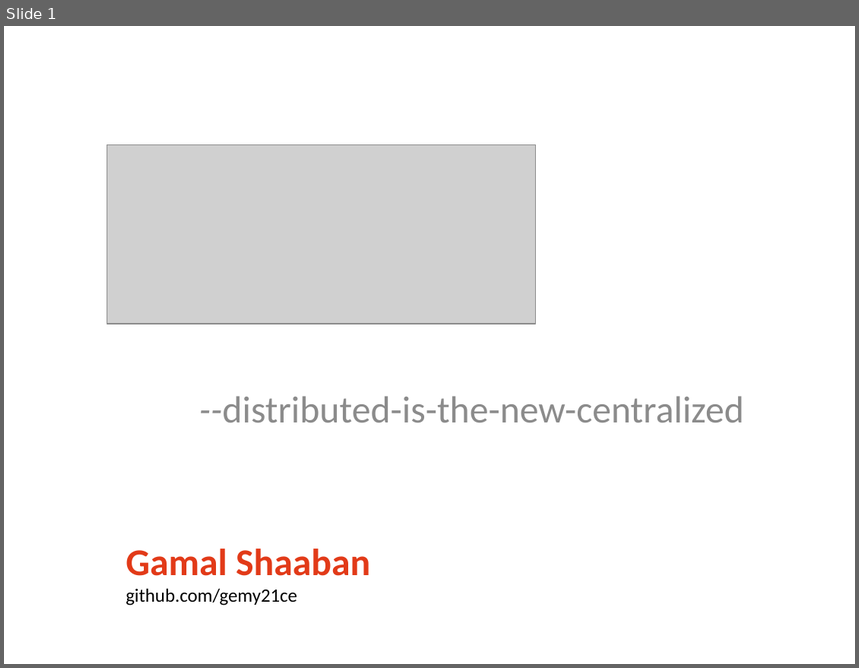
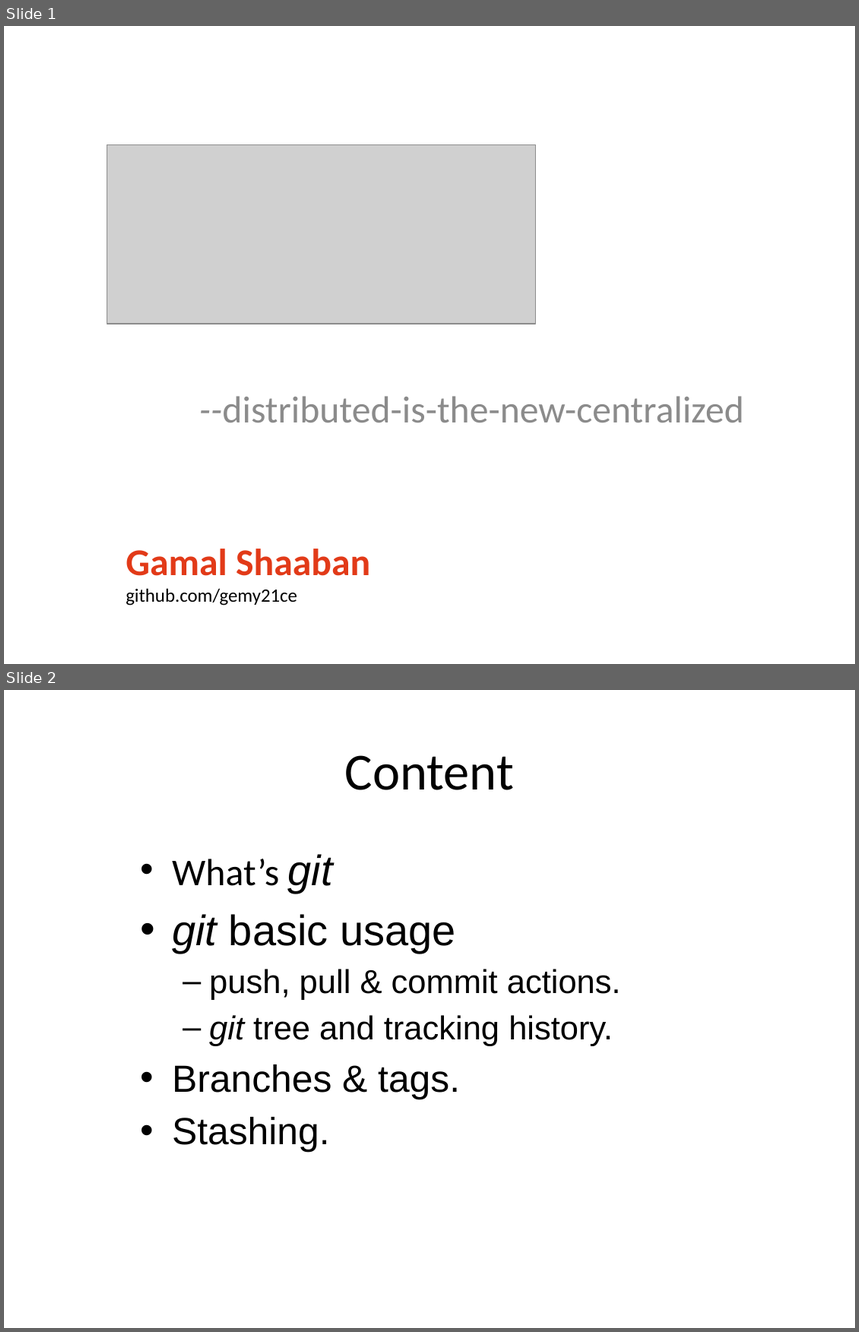
Before and after one commit to gemy21ce/EF-Git-Training., a slide deck: Git.pptx. Shown one above the other, each under a label of ours: slide 1 before the commit, slides 1 and 2 after it. The pictures are 859x668 and 859x1332 pixels, drawn with LibreOffice and Linux fonts; fonts in the diff are those of the drawing; grey boxes stand for pictures. Boxes give left, top, right and bottom in pixels: in the first picture for what was removed or moved away, otherwise in the second. Text is boxed around its words. In the diff, an @@ line names an element or a change of style, - is before the commit and + after.

Commit message:
content page.

```diff
--- a/Git.pptx
+++ b/Git.pptx
@@ slide 2 added at [4, 690, 855, 1328], background #FFFFFF @@
@@ title added at [345, 755, 514, 790], 44 pt, text #000000 @@
+Content
@@ text added at [172, 854, 621, 1153], 28 pt, text #000000 @@
+• What’s git
+• git basic usage
+  – push, pull & commit actions.
+  – git tree and tracking history.
+• Branches & tags.
+• Stashing.
```
Also in this commit, not shown: 1 slide removed.
